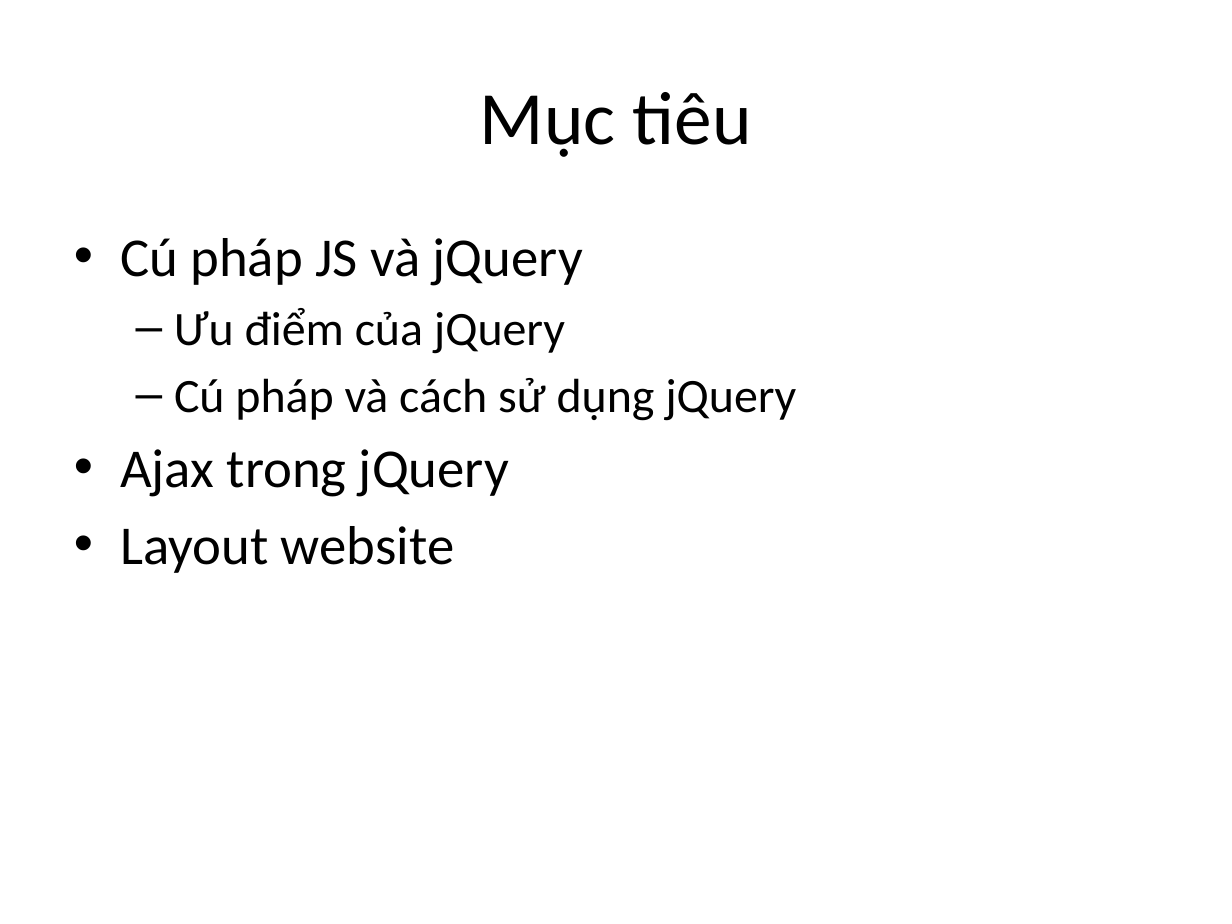
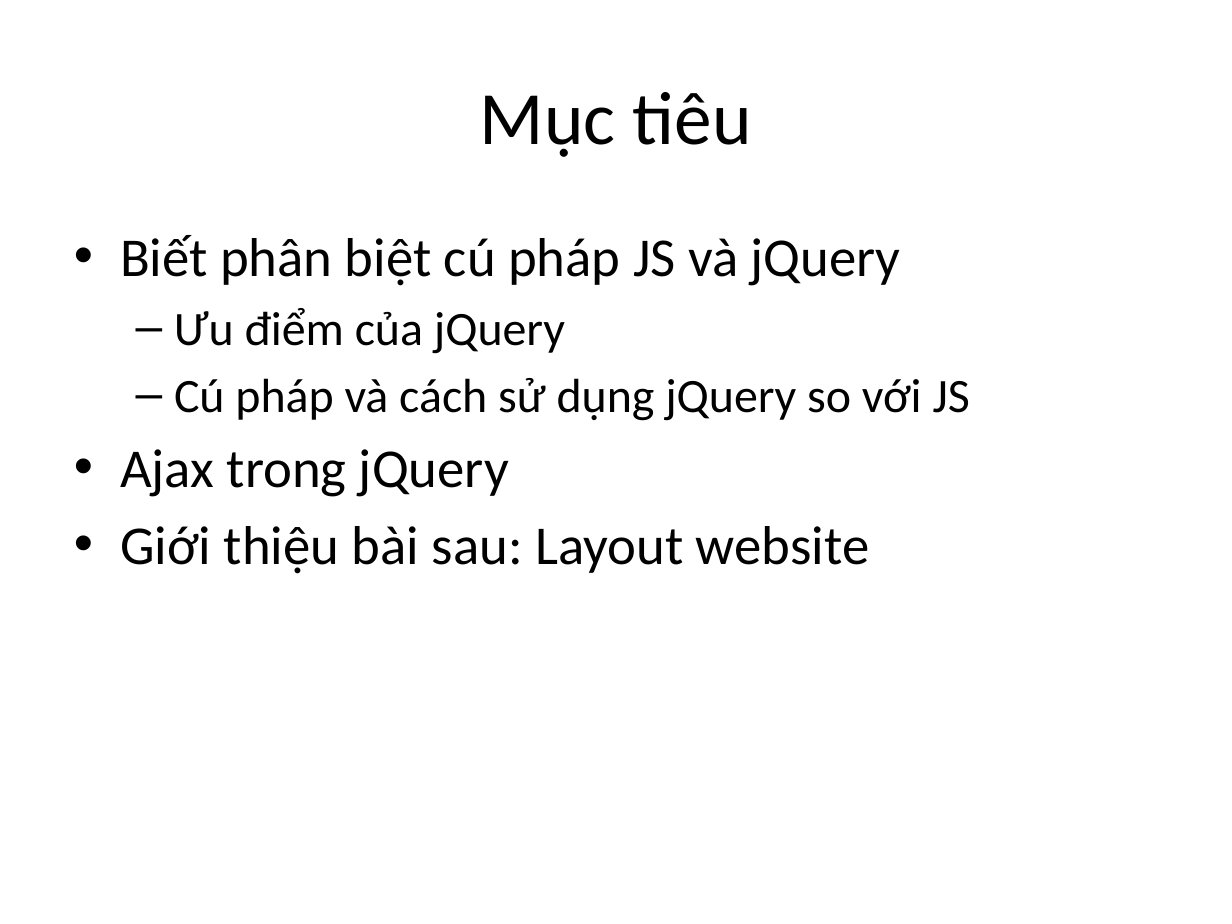
Before and after one commit to phithanh97cs/T3H, a slide deck: slide 2 of 1. Front-end/5. jQuery vs JS/jQuery.pptx. Drawn at 1232x924 pixels with LibreOffice and Linux fonts; fonts in the diff are those of the drawing. Boxes give left, top, right and bottom in pixels: in the first picture for what was removed or moved away, otherwise in the second. Text is boxed around its words. In the diff, an @@ line names an element or a change of style, - is before the commit and + after.

Commit message:
add

```diff
--- a/1. Front-end/5. jQuery vs JS/jQuery.pptx
+++ b/1. Front-end/5. jQuery vs JS/jQuery.pptx
@@ text at [120,235,901,286]: text changed @@
-• Cú pháp JS và jQuery
+• Biết phân biệt cú pháp JS và jQuery
@@ text at [174,378,970,421]: text changed @@
-  – Cú pháp và cách sử dụng jQuery
+  – Cú pháp và cách sử dụng jQuery so với JS
@@ text at [120,526,869,574]: text changed @@
-• Layout website
+• Giới thiệu bài sau: Layout website
```
Also in this commit, not shown: 2 other slides changed.
